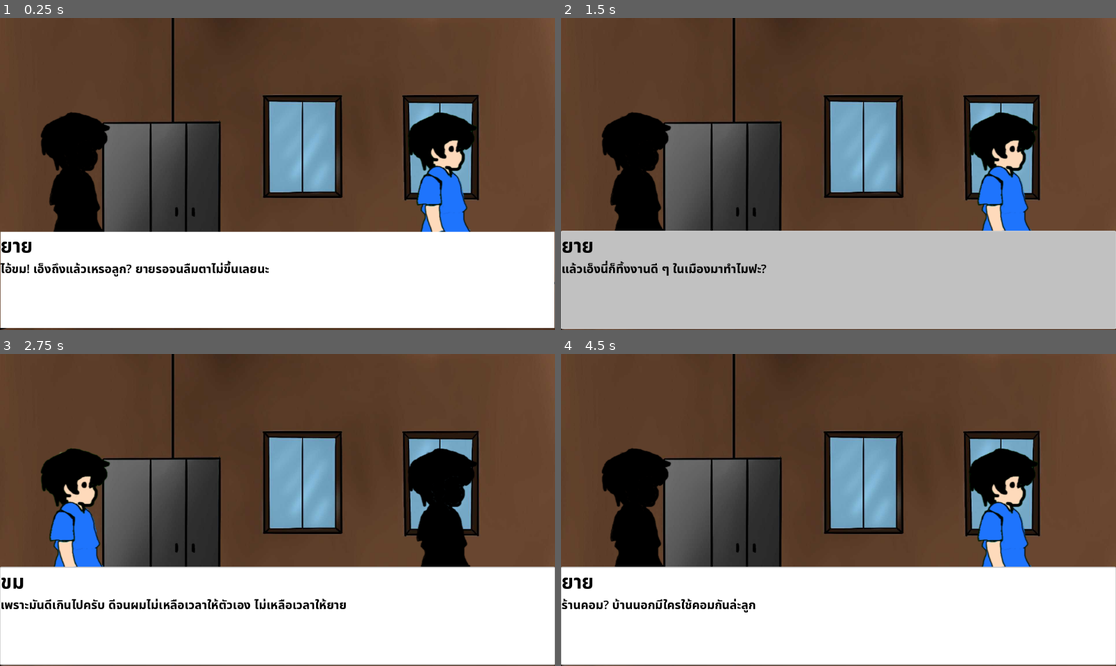
Above: before the commit, frames 1-4 (two rows, left to right).
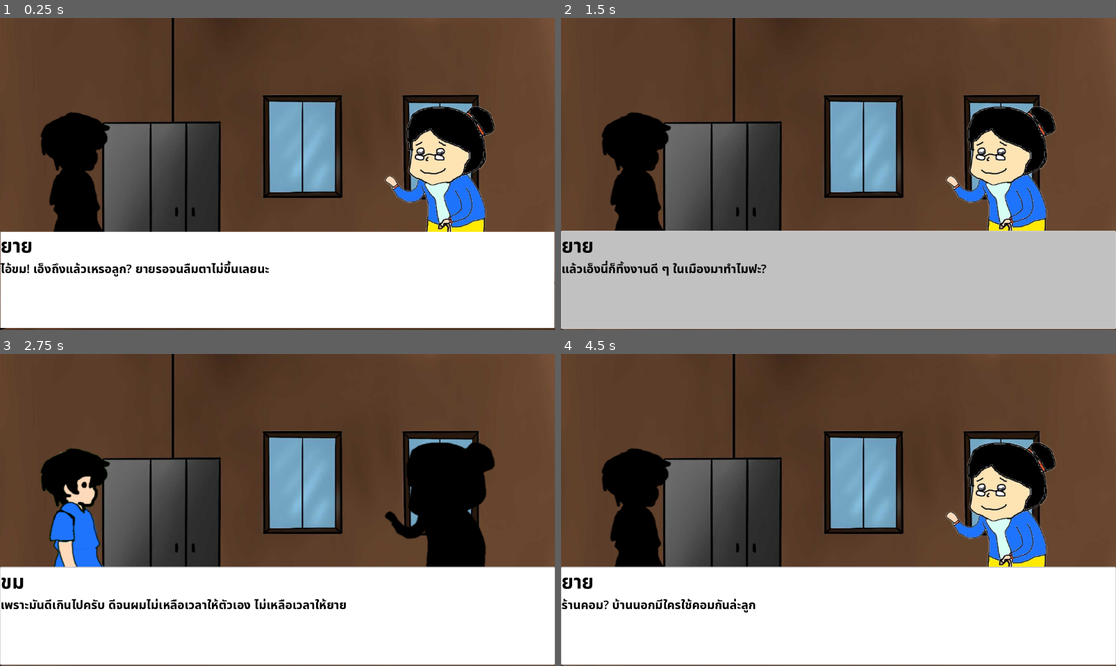
Above: after the commit, the same moments.

Repository: HeHHeyboi/BakChangKhom
Game: Godot game, scene res://Scene/MainGame.tscn
Two runs of this game, one before a commit and one after it. Both use one fixed random seed, a clock stepped at 60 frames per second and the inputs below. The project has no main scene, so this scene is started directly.
Inputs (mouse positions are in pixels of both pictures, inside the frame that each line leads up to):
- Up to frame 1 (0.25 s): no input
- Up to frame 2 (1.5 s): click "ยาย" at 0.5 s; click "ขม" at 1.25 s
- Up to frame 3 (2.75 s): tap Enter at 2 s; move the mouse to (399, 494) at 2.02 s; hold D (right) from 2.03 s (still down); tap E at 2.1 s; click (399, 494) at 2.17 s
- Up to frame 4 (4.5 s): tap Space at 2.75, 4.25 s; move the mouse to (727, 525) at 2.77 s; release D (right) at 2.78 s; hold S (down) 2.78-3.53 s; tap E at 2.85, 3.6, 4.35 s; tap Enter at 3.5 s; move the mouse to (894, 441) at 3.52 s; hold D (right) 3.53-4.28 s; move the mouse to (810, 572) at 4.27 s; hold W (up) from 4.28 s (still down); click (810, 572) at 4.42 s

The runs differ from the first frame. In frame 1, 3.9% of the frame differs, in the area x 69-90%, y 28-69%; in frame 2, 3.9%; in frame 3, 2.1%; in frame 4, 3.9%.

Commit message:
Change Syntax of Dialog text
feat: changes dialog text sysntax
add: grandma.png
add: now can show correct position of sprite

Diff:
--- a/Scene/Dialog_Scene.tscn
+++ b/Scene/Dialog_Scene.tscn
@@ -1,7 +1,8 @@
-[gd_scene load_steps=8 format=3 uid="uid://bibe6lb5jiu8t"]
+[gd_scene load_steps=9 format=3 uid="uid://bibe6lb5jiu8t"]
 
 [ext_resource type="Script" uid="uid://djwn8uysrfhyn" path="res://Scripts/dialog_scene.gd" id="1_wcj4s"]
 [ext_resource type="Texture2D" uid="uid://b55oyvcho4pj6" path="res://Assets/Chapter2_bg.jpg" id="2_ycqtm"]
+[ext_resource type="Script" uid="uid://dpstm5yjpiome" path="res://Scripts/character_pos.gd" id="3_pf8gr"]
 
 [sub_resource type="StyleBoxFlat" id="StyleBoxFlat_sfeuh"]
 bg_color = Color(1, 1, 1, 1)
@@ -17,7 +18,7 @@
 [sub_resource type="StyleBoxFlat" id="StyleBoxFlat_p7wtc"]
 bg_color = Color(1, 1, 1, 1)
 
-[node name="DialogScene" type="Control" node_paths=PackedStringArray("TextBox", "NameBox", "ChoiceContainer", "DialogButton", "ShowSprites")]
+[node name="DialogScene" type="Control" node_paths=PackedStringArray("TextBox", "NameBox", "ChoiceContainer", "DialogButton")]
 layout_mode = 3
 anchors_preset = 15
 anchor_right = 1.0
@@ -32,27 +33,30 @@
 test_file = "Chapter1ReturnHome.txt"
 BG_img = ExtResource("2_ycqtm")
 Test = true
-ShowSprites = NodePath("CharacterSprite")
 
 [node name="BG" type="Sprite2D" parent="."]
 position = Vector2(576, 324)
 scale = Vector2(0.6, 0.6)
 
-[node name="CharacterSprite" type="Node2D" parent="."]
+[node name="CharacterPos" type="Node2D" parent="."]
 position = Vector2(576, 324)
+script = ExtResource("3_pf8gr")
 
-[node name="Sprite1" type="Marker2D" parent="CharacterSprite"]
+[node name="Left1" type="Marker2D" parent="CharacterPos"]
+position = Vector2(-417, 78)
+metadata/flip = false
+
+[node name="Right1" type="Marker2D" parent="CharacterPos"]
 position = Vector2(345, 78)
 scale = Vector2(0.966627, 32.879)
+metadata/flip = true
 
-[node name="Sprite2" type="Marker2D" parent="CharacterSprite"]
-position = Vector2(-417, 78)
+[node name="Left2" type="Marker2D" parent="CharacterPos"]
+position = Vector2(-530, 78)
 
-[node name="Sprite3" type="Marker2D" parent="CharacterSprite"]
+[node name="Right2" type="Marker2D" parent="CharacterPos"]
 position = Vector2(469, 75)
-
-[node name="Sprite4" type="Marker2D" parent="CharacterSprite"]
-position = Vector2(-530, 78)
+metadata/flip = true
 
 [node name="PanelContainer" type="Button" parent="."]
 layout_mode = 1
--- a/Scene/Global.tscn
+++ b/Scene/Global.tscn
@@ -1,12 +1,13 @@
-[gd_scene load_steps=3 format=3 uid="uid://ccvaog4q8nihx"]
+[gd_scene load_steps=4 format=3 uid="uid://ccvaog4q8nihx"]
 
 [ext_resource type="Script" uid="uid://dckx3i78ijukx" path="res://Scripts/global.gd" id="1_lwo08"]
 [ext_resource type="Texture2D" uid="uid://dq5jqn8qpy53p" path="res://Assets/CharacterSprite/Idle.png" id="2_fsv5w"]
+[ext_resource type="Texture2D" uid="uid://c2vanpq7fk8qd" path="res://Assets/CharacterSprite/พื้นหลัง dfcb4696-4ccc-4978-8a1d-50080af4b8ca ถูกเอาออก.png" id="3_vhnd1"]
 
 [node name="Global" type="Node2D"]
 scale = Vector2(0.998061, 0.994891)
 script = ExtResource("1_lwo08")
 _CharacterMap = {
 "ขม": ExtResource("2_fsv5w"),
-"ยาย": ExtResource("2_fsv5w")
+"ยาย": ExtResource("3_vhnd1")
 }
--- /dev/null
+++ b/Scripts/character_pos.gd
@@ -0,0 +1,32 @@
+class_name CharacterPos extends Node2D
+
+@onready var marks = self.get_children()
+var currentPos = 0
+var posSet = [0, 1, 2, 3]
+
+
+func addCharacterSprite(charSprite: CharacterSprite, pos: int = -1):
+	var mark: Marker2D
+	if pos < 0:
+		mark = marks.get(currentPos) as Marker2D
+		charSprite.position = mark.position
+		posSet.erase(currentPos)
+		currentPos += 1
+	else:
+		mark = marks.get(pos) as Marker2D
+		posSet.erase(pos)
+		charSprite.position = mark.position
+
+	if mark.has_meta("flip"):
+		charSprite.flip_h = mark.get_meta("flip")
+	self.add_child(charSprite)
+
+
+func reset():
+	posSet = [0, 1, 2, 3]
+	currentPos = 0
+	for n in self.get_children():
+		if n.has_meta("destroy"):
+			# print_rich("Destroy ", n.name)
+			n.queue_free()
+	pass
--- a/Scripts/dialog_scene.gd
+++ b/Scripts/dialog_scene.gd
@@ -7,9 +7,10 @@
 @export var test_file: String
 @export var BG_img: Texture2D
 @export var Test: bool
-@export var ShowSprites: Node2D
+# @export var ShowSprites: Node2D
 
 @onready var bg_node = $"BG" as Sprite2D
+@onready var ShowSprites = $"CharacterPos" as CharacterPos
 enum DialogType { Dialog, Choice, SelectChoice }
 
 const DIALOG = "dialog"
@@ -29,7 +30,8 @@
 # NOTE: มีไว้ test
 func _ready():
 	if Test:
-		read_file(AssetDir + test_file)
+		read_file2(AssetDir + test_file)
+		print_rich(DialogDict)
 		bg_node.texture = BG_img
 		dialog_stack.append(DIALOG)
 		index_stack.append(0)
@@ -39,10 +41,12 @@
 		charSprite.append_array([playerSprite, grandma])
 		# ShowSprites.add_child(playerSprite)
 		# ShowSprites.add_child(grandma)
-		for c in charSprite:
-			ShowSprites.add_child(c)
-		playerSprite.position = ShowSprites.get_child(1).position
-		grandma.position = ShowSprites.get_child(0).position
+		# for c in charSprite:
+		# 	ShowSprites.add_child(c)
+		ShowSprites.addCharacterSprite(playerSprite)
+		ShowSprites.addCharacterSprite(grandma)
+		# playerSprite.position = ShowSprites.get_child(1).position
+		# grandma.position = ShowSprites.get_child(0).position
 		show_text(current_dialog[index_stack[-1]])
 		return
 
@@ -96,12 +100,47 @@
 	file.close()
 
 
+func read_file2(file_path: StringName):
+	var file = FileAccess.open(file_path, FileAccess.READ)
+	var type = DIALOG
+
+	while !file.eof_reached():
+		var line = file.get_line()
+		line = line.rstrip(" ").lstrip(" ")
+
+		if line == "":
+			type = DIALOG
+			continue
+		if line.findn("#") == 0:
+			continue
+		# print(line)
+
+		# var header = ""
+		if line.find(":") > -1:
+			var split = line.split(":")
+			var header = split.get(0).to_lower()
+			if header != CHOICE:
+				type = header
+		match type:
+			CHOICE, DIALOG:
+				DialogDict[type].append(line)
+			_:
+				if !DialogDict.has(type):
+					DialogDict[type] = []
+					continue
+
+				DialogDict[type].append(line)
+	# print(MainDialog)
+	# print(DialogDict)
+	file.close()
+
+
 # TODO:
 # 	1. Parse header "Choice"
 # 	2. other thing too
 func show_text(text: String):
 	curSprite = null
-	var parse = parse_text(text)
+	var parse = parse_text2(text)
 	DialogButton.disabled = false
 
 	match parse["type"]:
@@ -139,6 +178,34 @@
 			return {"type": DialogType.Choice}
 
 
+func parse_text2(text: String):
+	var header
+	var body
+	if text.find(":") > -1:
+		var p = text.split(":")
+		header = p.get(0)
+
+		body = p.get(1).split(",")
+		for i in range(len(body)):
+			body[i] = body.get(i).lstrip(" ")
+	else:
+		body = text.split(",")
+		for i in range(len(body)):
+			body[i] = body.get(i).lstrip(" ")
+
+	match header:
+		"Choice":
+			for choice in body:
+				var button = choiceButton.instantiate()
+				button.connect("get_choice", click_choice)
+				button.text = choice
+				ChoiceContainer.add_child(button)
+
+			return {"type": DialogType.Choice}
+		_:
+			return {"type": DialogType.Dialog, "name": body[0], "dialog": body[1]}
+
+
 func next_text() -> void:
 	index_stack[-1] += 1
 	if curSprite != null:
@@ -163,10 +230,7 @@
 	index_stack.clear()
 	dialog_stack.clear()
 	DialogDict[DIALOG] = []
-	for n in ShowSprites.get_children():
-		if n.has_meta("destroy"):
-			# print_rich("Destroy ", n.name)
-			n.queue_free()
+	ShowSprites.reset()
 
 	if !Test && curPlayer != null:
 		curPlayer.isDialogShow = false
Not shown, changed: Assets/Chapter10Village.txt
Not shown, changed: Assets/Chapter11Path.txt
Not shown, changed: Assets/Chapter12Year.txt
Not shown, changed: Assets/Chapter1ReturnHome.txt
Not shown, changed: Assets/Chapter2Rest.txt
Not shown, changed: Assets/Chapter3DecorateHouse.txt
Not shown, changed: Assets/Chapter4Start.txt
Not shown, changed: Assets/Chapter5Quiet.txt
Not shown, changed: Assets/Chapter6Happy.txt
Not shown, changed: Assets/Chapter7Teaching.txt
Not shown, changed: Assets/Chapter8Problem.txt
Not shown, changed: Assets/Chapter9School.txt
(and 5 more such lines)
